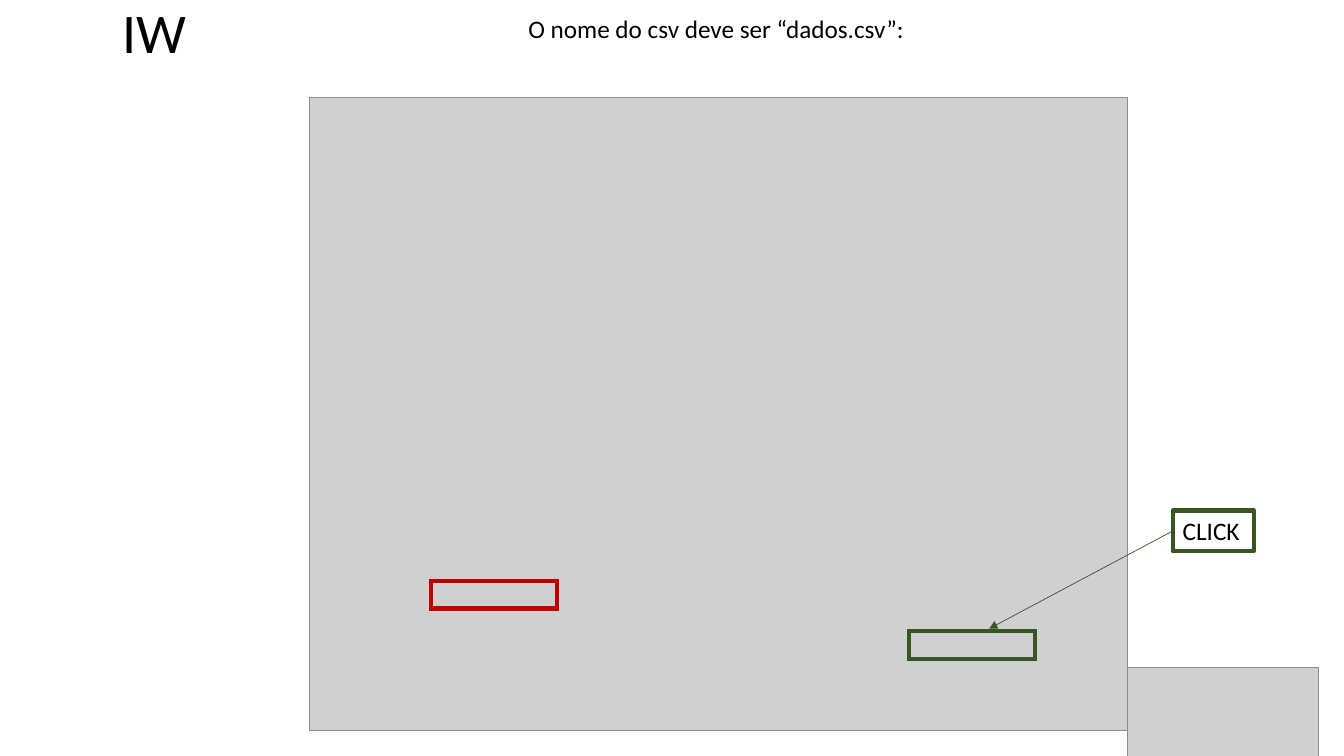
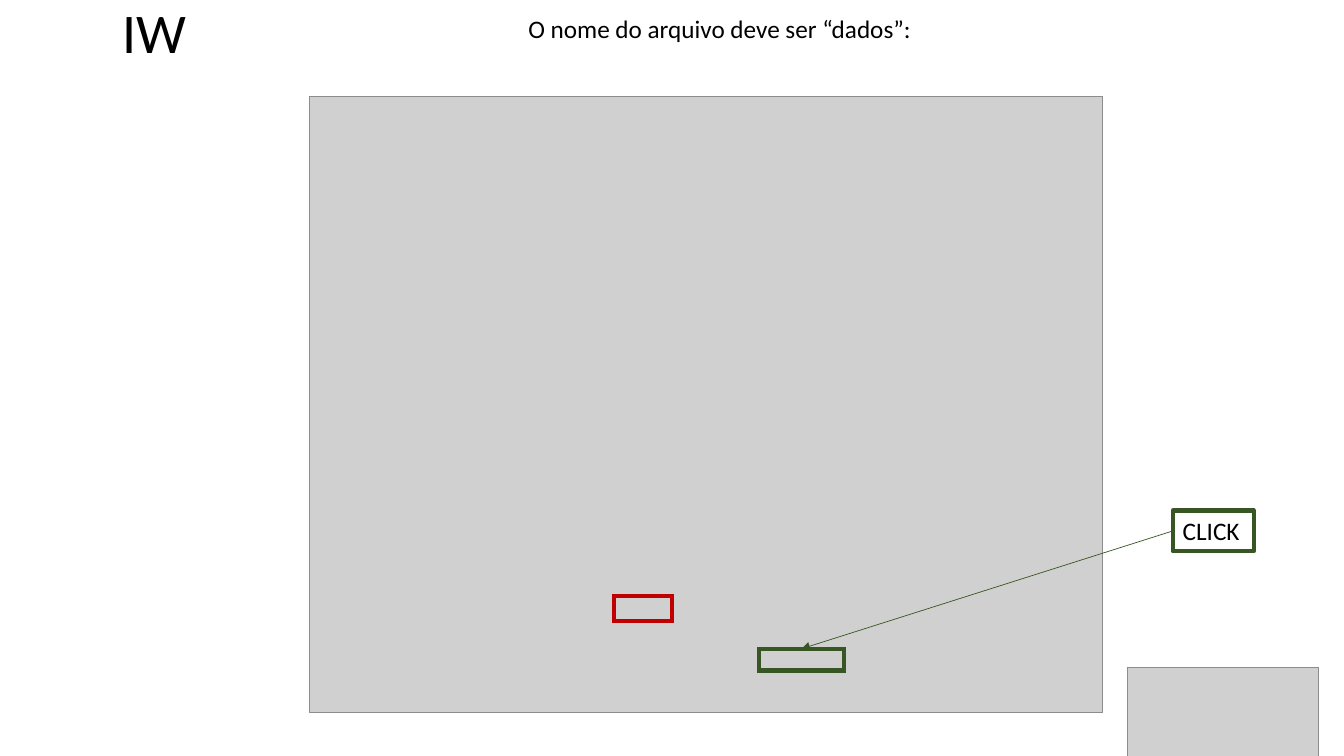
Before and after one commit to PronepPLima/ROBO-Fechamento_Suprimentos, a slide deck: slide 4 of log.pptx. Drawn at 1344x756 pixels with LibreOffice and Linux fonts; fonts in the diff are those of the drawing; grey boxes stand for pictures; background and template pictures are left out. Boxes give left, top, right and bottom in pixels: in the first picture for what was removed or moved away, otherwise in the second. Text is boxed around its words. In the diff, an @@ line names an element or a change of style, - is before the commit and + after.

Commit message:
Inserção de rotina para ler arquivo pdf e exibir primeira página em tela

```diff
--- a/log.pptx
+++ b/log.pptx
@@ text at [528, 20, 910, 42]: text changed @@
-O nome do csv deve ser “dados.csv”:
+O nome do arquivo deve ser “dados”:
@@ picture: place and size @@
-picture at [310, 98, 1128, 731]
+picture at [310, 97, 1103, 713]
@@ arrow moved from (1174, 531) - (989, 629) to (1174, 531) - (802, 649) @@
@@ rectangle: place and size @@
-rectangle at [432, 581, 558, 608]
+rectangle at [614, 596, 673, 621]
@@ rectangle: place and size @@
-rectangle at [909, 631, 1035, 658]
+rectangle at [759, 649, 845, 671]
```
Also in this commit, not shown: 3 other slides changed, 2 other files.
